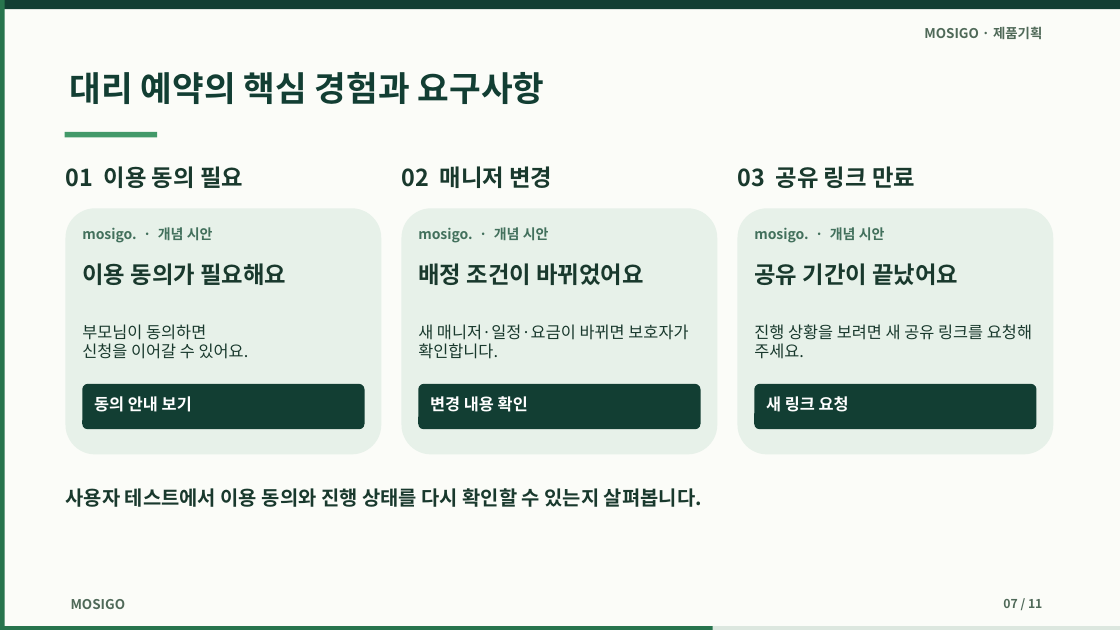
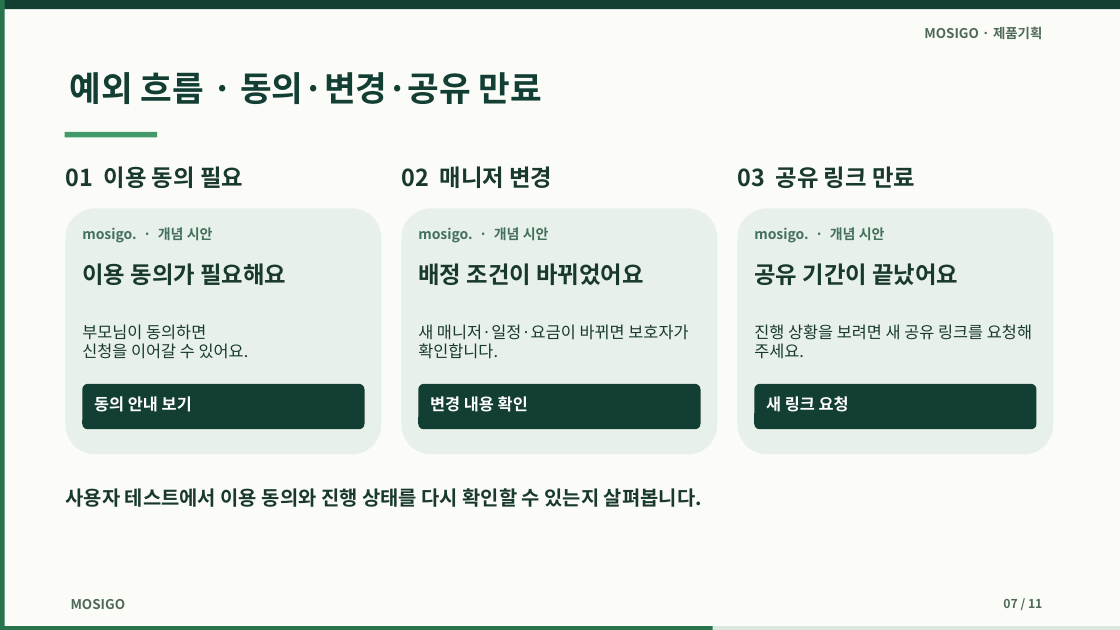
Before and after one commit to dohyunkimmm/mosigo-case-study, a slide deck: slide 7 of downloads/mosigo_report.pptx. Drawn at 1120x630 pixels with LibreOffice and Linux fonts; fonts in the diff are those of the drawing. Boxes give left, top, right and bottom in pixels: in the first picture for what was removed or moved away, otherwise in the second. Text is boxed around its words. In the diff, an @@ line names an element or a change of style, - is before the commit and + after.

```diff
--- a/downloads/mosigo_report.pptx
+++ b/downloads/mosigo_report.pptx
@@ text at <box>70,72,542,104</box>: text changed @@
-대리 예약의 핵심 경험과 요구사항
+예외 흐름 · 동의·변경·공유 만료
```
Also in this commit, not shown: 5 other slides changed, 14 other files.
